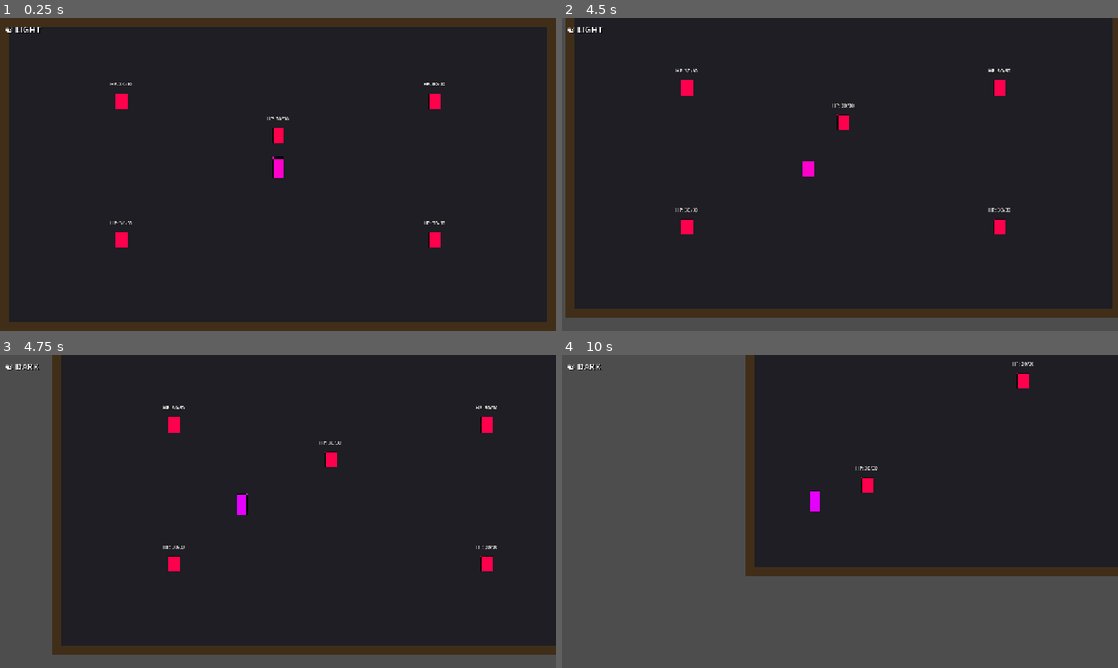
Above: before the commit, frames 1-4 (two rows, left to right).
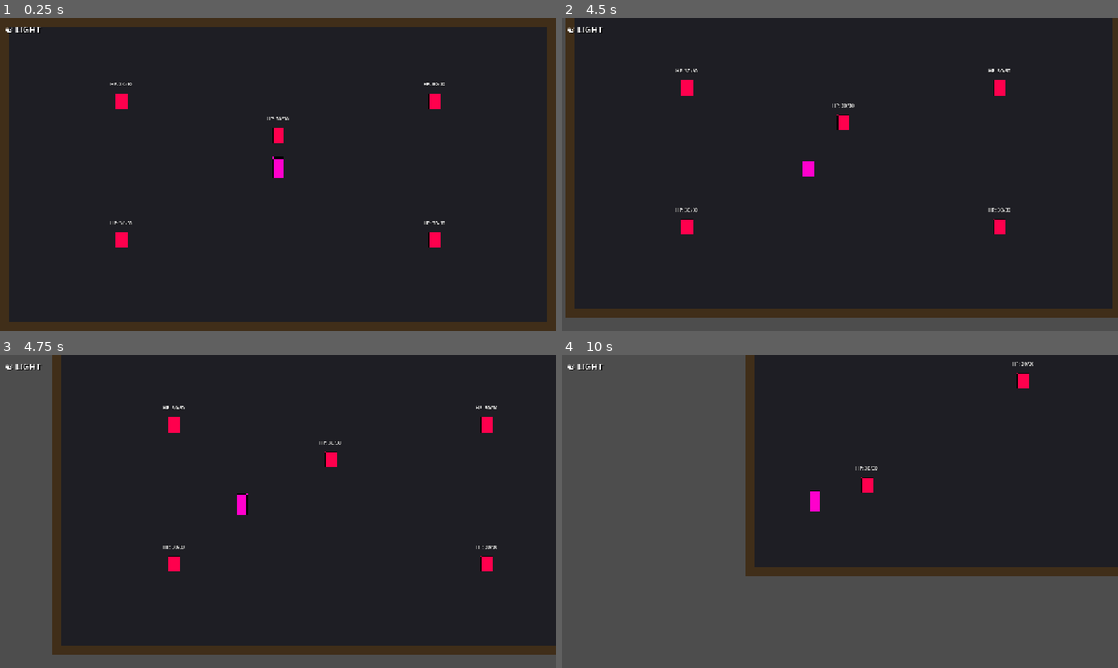
Above: after the commit, the same moments.

Repository: KarnamV/chan-inspo
Game: Godot game, scene res://scenes/TestRoom.tscn
The game is run twice, just before and just after one commit, with the same random seed, the same clock (stepped at 60 frames per second) and the same inputs.
Inputs:
- Up to frame 1 (0.25 s): no input
- Up to frame 2 (4.5 s): tap Enter at 0.5 s; hold D (move_right) 0.53-1.28 s; hold V (attack_dash) 0.53-1.28 s; tap X (attack_kick) at 0.8, 1.35 s; hold S (move_down) 1.28-2.03 s; tap Z (attack_punch) at 1.55 s; hold D (move_right) 2.03-2.78 s; hold Z (attack_punch) 2.03-2.78 s; tap C (attack_throw) at 2.3, 2.85 s; hold W (move_up) 2.78-3.53 s; tap Q (block) at 3.05 s; hold Q (block) 3.53-4.28 s; hold A (move_left) from 3.53 s (still down); tap Space (dodge) at 3.8, 4.35 s
- Up to frame 3 (4.75 s): keep holding A (move_left); tap E (talisman_activate) at 4.55 s
- Up to frame 4 (10 s): release A (move_left) at 5.03 s; hold S (move_down) 5.03-5.78 s; hold E (talisman_activate) 5.03-5.78 s; tap V (attack_dash) at 5.3, 5.85 s; hold D (move_right) 5.78-6.53 s; tap X (attack_kick) at 6.05 s; hold W (move_up) 6.53-7.28 s; hold X (attack_kick) 6.53-7.28 s; tap Z (attack_punch) at 6.8, 7.35 s; hold D (move_right) 7.28-8.03 s; tap C (attack_throw) at 7.55 s; hold S (move_down) 8.03-8.78 s; hold C (attack_throw) 8.03-8.78 s; tap Q (block) at 8.3, 8.85 s; hold A (move_left) 8.78-9.53 s; tap Space (dodge) at 9.05 s; hold W (move_up) from 9.53 s (still down); hold Space (dodge) from 9.53 s (still down); tap E (talisman_activate) at 9.8 s

Frames 1-2 are identical in both runs. In frame 3, 0.2% of the frame differs, in the area x 3-45%, y 2-52%; in frame 4, 0.2%, in the area x 3-47%, y 2-50%.

Commit message:
Add combo system, spirit meter, and HP to player (Phase 2)
Combo system:
- signal combo_updated(count: int) — resets after 2.5s of no hits
- Hit registers in _on_hitbox_body_entered: punch+8, kick+10,
  throw+15, dash+12 spirit; counter-window hits get x1.5 bonus
- _current_hit_is_counter captured at attack-start (before flag clears)

Spirit meter:
- signal spirit_updated(current: float, max_spirit: float)
- SPIRIT_MAX = 100.0, passive decay -5/sec when not attacking
- Talisman gate: E key blocked if spirit < 30; costs 30 on success
- Overdrive at 100: gold pulse tween on sprite, no gameplay effect yet

HP system:
- signal health_updated(current: int, max_hp: int)
- MAX_HP = 100, current_hp starts full
- take_hit() deducts damage (after dodge/block early-returns),
  emits health_updated, calls die() at 0

Co-Authored-By: Claude Sonnet 4.6 <noreply@anthropic.com>

Diff:
--- a/game/scripts/Player.gd
+++ b/game/scripts/Player.gd
@@ -2,11 +2,23 @@
 
 # ---------------------------------------------------------------------------
 # Player.gd — 8-direction movement + 4 basic attacks + block/stagger guard
+#             + combo counter + martial-spirit meter (Phase 2)
 # ---------------------------------------------------------------------------
 
 enum State { IDLE, MOVE, ATTACK, DODGE, BLOCK, HURT, DEAD }
 
 signal attack_landed(attack_name: String, damage: int, hit_position: Vector2)
+
+# Emitted whenever HP changes (take_hit, heal). max_hp is always MAX_HP;
+# included so the HUD does not need to know the constant directly.
+signal health_updated(current: int, max_hp: int)
+
+# Emitted whenever the combo counter changes (including resets to 0).
+signal combo_updated(count: int)
+
+# Emitted whenever the spirit value changes. max_spirit is always SPIRIT_MAX
+# and is included so the HUD does not need to know the constant directly.
+signal spirit_updated(current: float, max_spirit: float)
 
 @export var speed_run: float = 200.0
 @export var speed_walk: float = 80.0
@@ -22,6 +34,39 @@
 # Talisman node assigned by the owning scene (e.g. TestRoom).
 # Must expose activate(player) and deactivate(player) methods.
 var active_talisman: Node = null
+
+# ---------------------------------------------------------------------------
+# HP
+# ---------------------------------------------------------------------------
+const MAX_HP: int = 100
+var current_hp: int = MAX_HP
+
+# ---------------------------------------------------------------------------
+# Combo + spirit meter
+# ---------------------------------------------------------------------------
+const SPIRIT_MAX: float = 100.0
+const SPIRIT_DECAY_RATE: float = 5.0       # per second, passive, when not attacking
+const SPIRIT_COST_TALISMAN: float = 30.0   # cost to activate talisman
+const COMBO_RESET_TIME: float = 2.5        # seconds of no hits before combo resets
+const OVERDRIVE_THRESHOLD: float = 100.0   # spirit value that triggers overdrive visual
+const OVERDRIVE_RELEASE: float = 80.0      # spirit must drop below this to end overdrive
+
+# Spirit gained per confirmed hit (body_entered fired).
+# Counter-window hits get COUNTER_SPIRIT_MULT applied on top.
+const SPIRIT_PER_ATTACK: Dictionary = {
+	"punch":      8.0,
+	"kick":      10.0,
+	"throw":     15.0,
+	"dash_attack": 12.0,
+}
+const COUNTER_SPIRIT_MULT: float = 1.5
+
+var combo_count: int = 0
+var spirit: float = 0.0
+
+var _combo_timer: float = 0.0      # counts down; reset to COMBO_RESET_TIME on each hit
+var _in_overdrive: bool = false    # tracks whether the gold-pulse tween is active
+var _overdrive_tween: Tween = null # kept so it can be killed when overdrive ends
 
 # How quickly velocity reaches the target each physics frame (lerp weight).
 # Higher = snappier. 18 gives instant-feeling brawler response without
@@ -54,11 +99,41 @@
 	hitbox_area.body_entered.connect(_on_hitbox_body_entered)
 	_current_attack_name = ""
 	_current_attack_damage = 0
+	_current_hit_is_counter = false
+	combo_count = 0
+	spirit = 0.0
+	_combo_timer = 0.0
+	_in_overdrive = false
+	_overdrive_tween = null
 
 
 func _physics_process(delta: float) -> void:
 	_handle_movement(delta)
 	move_and_slide()
+	_tick_combo(delta)
+	_tick_spirit_decay(delta)
+
+
+func _tick_combo(delta: float) -> void:
+	if combo_count == 0:
+		return
+	_combo_timer -= delta
+	if _combo_timer <= 0.0:
+		combo_count = 0
+		emit_signal("combo_updated", 0)
+
+
+func _tick_spirit_decay(delta: float) -> void:
+	if spirit <= 0.0:
+		return
+	# Passive decay only applies when the player is not mid-attack.
+	if state == State.ATTACK:
+		return
+	var prev: float = spirit
+	spirit = maxf(0.0, spirit - SPIRIT_DECAY_RATE * delta)
+	if spirit != prev:
+		emit_signal("spirit_updated", spirit, SPIRIT_MAX)
+		_check_overdrive_exit()
 
 
 func _unhandled_input(event: InputEvent) -> void:
@@ -66,7 +141,17 @@
 		return
 
 	# Talisman activation is allowed in any non-dead state (including ATTACK).
+	# Costs SPIRIT_COST_TALISMAN spirit; blocked (with HUD red-flash signal) if
+	# spirit is insufficient.
 	if event.is_action_pressed("talisman_activate") and active_talisman != null:
+		if spirit < SPIRIT_COST_TALISMAN:
+			# Emit current spirit so the HUD knows a blocked attempt happened.
+			# HUD distinguishes the flash by the fact that value < SPIRIT_COST_TALISMAN.
+			emit_signal("spirit_updated", spirit, SPIRIT_MAX)
+			return
+		spirit -= SPIRIT_COST_TALISMAN
+		emit_signal("spirit_updated", spirit, SPIRIT_MAX)
+		_check_overdrive_exit()
 		active_talisman.activate(self)
 		return
 
@@ -138,6 +223,11 @@
 # ---------------------------------------------------------------------------
 var _current_attack_name: String = ""
 var _current_attack_damage: int = 0
+# Captures whether in_counter_window was true at the moment the attack was
+# initiated. Each attack reads this before clearing in_counter_window so the
+# spirit multiplier can be applied inside _register_hit even though the flag
+# has already been cleared by the time body_entered fires.
+var _current_hit_is_counter: bool = false
 
 
 func _enable_hitbox(offset: Vector2, shape_size: Vector2) -> void:
@@ -156,6 +246,25 @@
 	if body == self:
 		return
 	emit_signal("attack_landed", _current_attack_name, _current_attack_damage, body.global_position)
+	_register_hit(_current_attack_name)
+
+
+# Called every time a hitbox overlap confirms a physical hit on a body.
+# Increments combo, awards spirit (with counter bonus), resets combo timer.
+func _register_hit(attack_name: String) -> void:
+	# Combo counter — max display capped at 999 but internally unlimited.
+	combo_count = mini(combo_count + 1, 999)
+	_combo_timer = COMBO_RESET_TIME
+	emit_signal("combo_updated", combo_count)
+
+	# Spirit gain — look up base value; unknown attack names award 0.
+	# _current_hit_is_counter was captured before in_counter_window was cleared,
+	# so the bonus is correctly applied even though in_counter_window is false now.
+	var base_spirit: float = SPIRIT_PER_ATTACK.get(attack_name, 0.0)
+	var spirit_gain: float = base_spirit * COUNTER_SPIRIT_MULT if _current_hit_is_counter else base_spirit
+	spirit = minf(spirit + spirit_gain, SPIRIT_MAX)
+	emit_signal("spirit_updated", spirit, SPIRIT_MAX)
+	_check_overdrive_enter()
 
 
 # ---------------------------------------------------------------------------
@@ -172,6 +281,7 @@
 
 	state = State.ATTACK
 	_current_attack_name = "punch"
+	_current_hit_is_counter = in_counter_window
 	var base_dmg: int = int(DAMAGE * stance_damage_mult)
 	_current_attack_damage = int(base_dmg * COUNTER_DAMAGE_MULT) if in_counter_window else base_dmg
 	in_counter_window = false
@@ -193,6 +303,7 @@
 
 	state = State.ATTACK
 	_current_attack_name = "kick"
+	_current_hit_is_counter = in_counter_window
 	var base_dmg: int = int(DAMAGE * stance_damage_mult)
 	_current_attack_damage = int(base_dmg * COUNTER_DAMAGE_MULT) if in_counter_window else base_dmg
 	in_counter_window = false
@@ -215,6 +326,7 @@
 
 	state = State.ATTACK
 	_current_attack_name = "throw"
+	_current_hit_is_counter = in_counter_window
 	var base_dmg: int = int(DAMAGE * stance_damage_mult)
 	_current_attack_damage = int(base_dmg * COUNTER_DAMAGE_MULT) if in_counter_window else base_dmg
 	in_counter_window = false
@@ -239,6 +351,7 @@
 	var recovery: float = RECOVERY * stance_speed_mult
 
 	var boosted: bool = in_counter_window
+	_current_hit_is_counter = boosted
 	in_counter_window = false
 
 	state = State.ATTACK
@@ -272,6 +385,43 @@
 
 
 # ---------------------------------------------------------------------------
+# Overdrive helpers — triggered when spirit reaches SPIRIT_MAX (100).
+# Visual only for now; gameplay effects are Phase 3.
+# Uses a self-contained modulate tween on the sprite. The tween loops a gold
+# pulse independently of the block-flash and talisman tints; when overdrive
+# ends the sprite modulate is restored to Color.WHITE so talisman tints can
+# resume their own tweens normally.
+# ---------------------------------------------------------------------------
+
+func _check_overdrive_enter() -> void:
+	if _in_overdrive or spirit < OVERDRIVE_THRESHOLD:
+		return
+	_in_overdrive = true
+	_start_overdrive_pulse()
+
+
+func _check_overdrive_exit() -> void:
+	if not _in_overdrive or spirit > OVERDRIVE_RELEASE:
+		return
+	_in_overdrive = false
+	if _overdrive_tween != null and _overdrive_tween.is_valid():
+		_overdrive_tween.kill()
+	_overdrive_tween = null
+	# Return sprite to neutral white so talisman tints work without fighting.
+	sprite.modulate = Color.WHITE
+
+
+func _start_overdrive_pulse() -> void:
+	if _overdrive_tween != null and _overdrive_tween.is_valid():
+		_overdrive_tween.kill()
+	_overdrive_tween = create_tween()
+	_overdrive_tween.set_loops()   # infinite loop
+	# Pulse between a warm gold tint and a brighter gold.
+	_overdrive_tween.tween_property(sprite, "modulate", Color(1.8, 1.4, 0.2, 1.0), 0.25)
+	_overdrive_tween.tween_property(sprite, "modulate", Color(1.0, 0.8, 0.1, 1.0), 0.25)
+
+
+# ---------------------------------------------------------------------------
 # Remaining hooks (Phase 1 backlog / future phases)
 # ---------------------------------------------------------------------------
 
@@ -306,6 +456,12 @@
 	_disable_hitbox()
 	state = State.HURT
 	velocity = knockback_vel
+	# Deduct HP and notify HUD. Block path returns early above, so this only
+	# fires for unblocked, non-dodge hits.
+	current_hp = max(0, current_hp - damage)
+	emit_signal("health_updated", current_hp, MAX_HP)
+	if current_hp <= 0:
+		die()
 
 
 func _trigger_block_flash() -> void:
